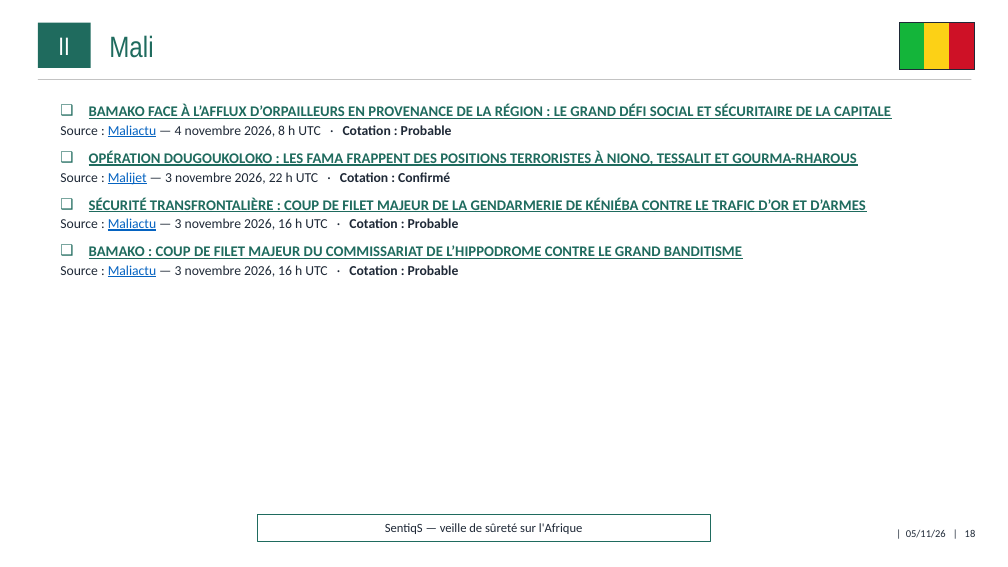
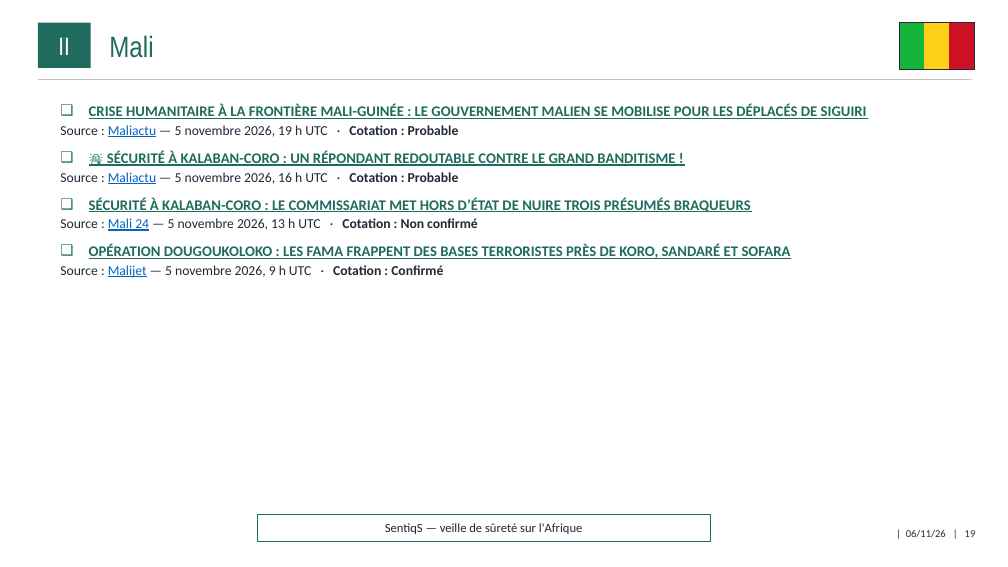
Before and after one commit to ytl1-ops/SentiqS, a slide deck: slide 19 of web/rapports/mensuel/2026-11.pptx (slide 18 before the commit). Drawn at 1008x567 pixels with LibreOffice and Linux fonts; fonts in the diff are those of the drawing. Boxes give left, top, right and bottom in pixels: in the first picture for what was removed or moved away, otherwise in the second. Text is boxed around its words. In the diff, an @@ line names an element or a change of style, - is before the commit and + after.

```diff
--- a/web/rapports/mensuel/2026-11.pptx
+++ b/web/rapports/mensuel/2026-11.pptx
@@ text at <box>60,104,867,278</box>: text changed @@
-❑ BAMAKO FACE À L’AFFLUX D’ORPAILLEURS EN PROVENANCE DE LA RÉGION : LE GRAND DÉFI SOCIAL ET SÉCURITAIRE DE LA CAPITALE
-  ▪ Source : Maliactu — 4 novembre 2026, 8 h UTC · Cotation : Probable
-❑ OPÉRATION DOUGOUKOLOKO : LES FAMA FRAPPENT DES POSITIONS TERRORISTES À NIONO, TESSALIT ET GOURMA-RHAROUS
-  ▪ Source : Malijet — 3 novembre 2026, 22 h UTC · Cotation : Confirmé
-❑ SÉCURITÉ TRANSFRONTALIÈRE : COUP DE FILET MAJEUR DE LA GENDARMERIE DE KÉNIÉBA CONTRE LE TRAFIC D’OR ET D’ARMES
-  ▪ Source : Maliactu — 3 novembre 2026, 16 h UTC · Cotation : Probable
-❑ BAMAKO : COUP DE FILET MAJEUR DU COMMISSARIAT DE L’HIPPODROME CONTRE LE GRAND BANDITISME
-  ▪ Source : Maliactu — 3 novembre 2026, 16 h UTC · Cotation : Probable
+❑ CRISE HUMANITAIRE À LA FRONTIÈRE MALI-GUINÉE : LE GOUVERNEMENT MALIEN SE MOBILISE POUR LES DÉPLACÉS DE SIGUIRI
+  ▪ Source : Maliactu — 5 novembre 2026, 19 h UTC · Cotation : Probable
+❑ 🚨 SÉCURITÉ À KALABAN-CORO : UN RÉPONDANT REDOUTABLE CONTRE LE GRAND BANDITISME !
+  ▪ Source : Maliactu — 5 novembre 2026, 16 h UTC · Cotation : Probable
+❑ SÉCURITÉ À KALABAN-CORO : LE COMMISSARIAT MET HORS D’ÉTAT DE NUIRE TROIS PRÉSUMÉS BRAQUEURS
+  ▪ Source : Mali 24 — 5 novembre 2026, 13 h UTC · Cotation : Non confirmé
+❑ OPÉRATION DOUGOUKOLOKO : LES FAMA FRAPPENT DES BASES TERRORISTES PRÈS DE KORO, SANDARÉ ET SOFARA
+  ▪ Source : Malijet — 5 novembre 2026, 9 h UTC · Cotation : Confirmé
@@ text at <box>906,530,976,538</box>: text changed @@
-| 05/11/26 | 18
+| 06/11/26 | 19
```
Also in this commit, not shown: 36 other slides changed, 2 slides added, 10 other files.
